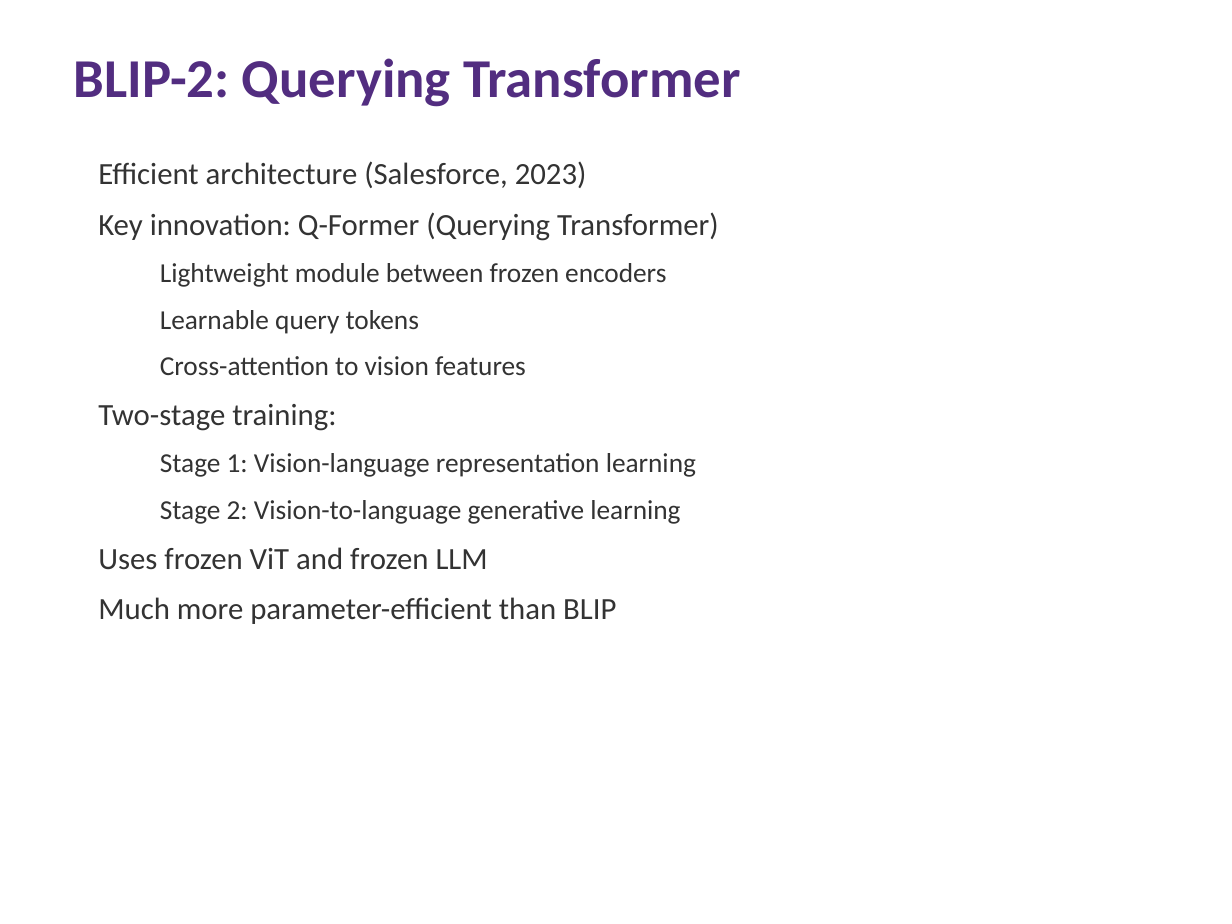
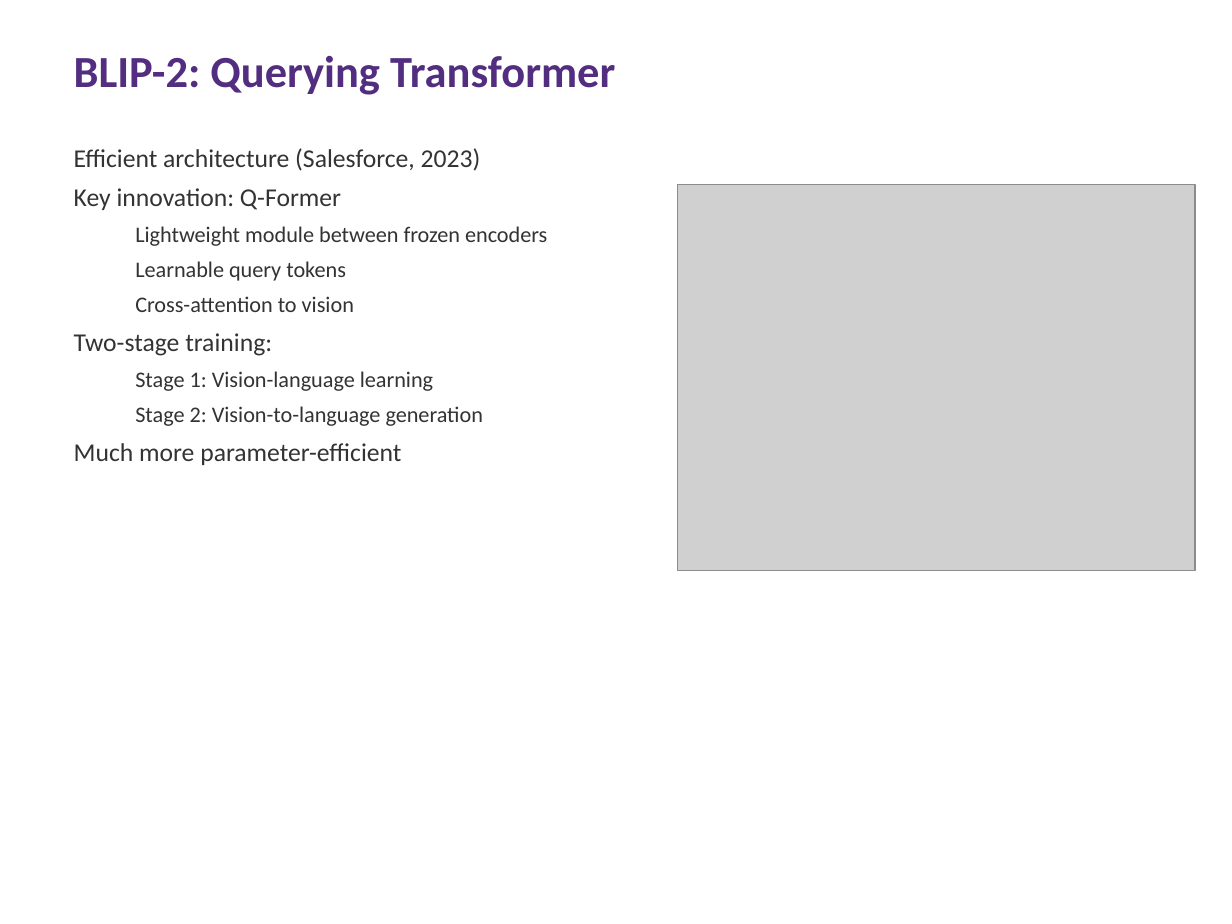
Before and after one commit to ai4he/experiments, a slide deck: slide 28 of Multimodal_LLM_Lecture.pptx. Drawn at 1232x924 pixels with LibreOffice and Linux fonts; fonts in the diff are those of the drawing; grey boxes stand for pictures. Boxes give left, top, right and bottom in pixels: in the first picture for what was removed or moved away, otherwise in the second. Text is boxed around its words. In the diff, an @@ line names an element or a change of style, - is before the commit and + after.

```diff
--- a/Multimodal_LLM_Lecture.pptx
+++ b/Multimodal_LLM_Lecture.pptx
@@ text "BLIP-2: Querying Transformer" at box(74, 56, 615, 95): size 32 to 26 pt @@
@@ text "Efficient architecture (Salesforce, 2023)": place and size @@
-text "Efficient architecture (Salesforce, 2023)" at box(98, 161, 719, 624)
+text "Efficient architecture (Salesforce, 2023)" at box(74, 148, 547, 465)
@@ text at box(74, 148, 547, 356): size 18 to 15 pt in "Efficient architecture (Salesforce, 2023)", "Two-stage training:"; size 16 to 13 pt in "Lightweight module between frozen encoders", "Learnable query tokens"; less space between paragraphs @@
@@ text at box(74, 188, 341, 210): text changed; size 18 to 15 pt @@
-Key innovation: Q-Former (Querying Transformer)
+Key innovation: Q-Former
@@ picture added at box(678, 185, 1195, 570) @@
@@ text at box(135, 296, 354, 312): text changed; size 16 to 13 pt @@
-  Cross-attention to vision features
+  Cross-attention to vision
@@ text at box(74, 371, 483, 465): text changed; size 16 to 13 pt @@
-  Stage 1: Vision-language representation learning
-  Stage 2: Vision-to-language generative learning
-Uses frozen ViT and frozen LLM
-Much more parameter-efficient than BLIP
+  Stage 1: Vision-language learning
+  Stage 2: Vision-to-language generation
+Much more parameter-efficient
```
Also in this commit, not shown: 77 other slides changed, 2 other files.
